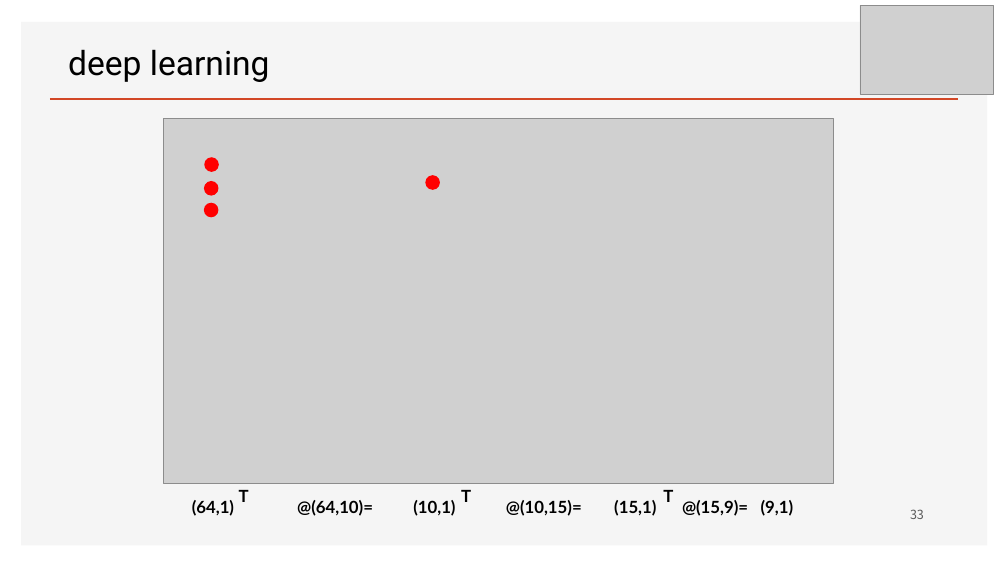
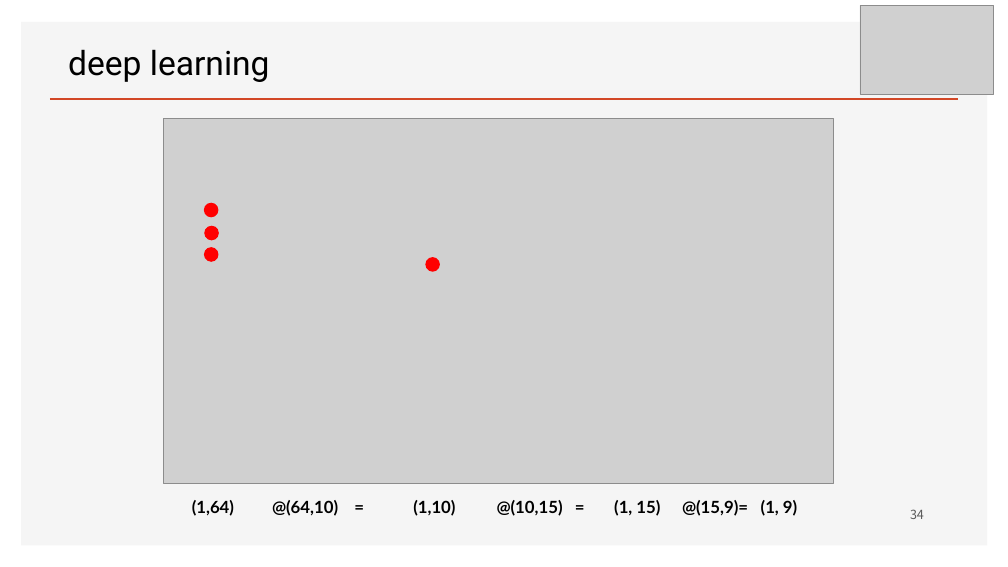
Before and after one commit to ancestor9/mathematics-for-machine-learning, a slide deck: slide 34 of Linear_Algebra/w4_Perceptron_Regression.pptx (slide 33 before the commit). Drawn at 1008x567 pixels with LibreOffice and Linux fonts; fonts in the diff are those of the drawing; grey boxes stand for pictures; background and template pictures are left out. Boxes give left, top, right and bottom in pixels: in the first picture for what was removed or moved away, otherwise in the second. Text is boxed around its words. In the diff, an @@ line names an element or a change of style, - is before the commit and + after.

```diff
--- a/Linear_Algebra/w4_Perceptron_Regression.pptx
+++ b/Linear_Algebra/w4_Perceptron_Regression.pptx
@@ ellipse: place and size @@
-ellipse at [205, 158, 219, 172]
+ellipse at [205, 226, 219, 240]
@@ ellipse: place and size @@
-ellipse at [204, 181, 218, 195]
+ellipse at [204, 248, 218, 262]
@@ ellipse: place and size @@
-ellipse at [426, 175, 439, 189]
+ellipse at [426, 258, 439, 271]
@@ text at [192, 500, 234, 516]: text changed @@
-(64,1)
+(1,64)
@@ text removed at [239, 490, 249, 502] @@
-T
@@ text at [272, 500, 338, 516]: spaces changed @@
-@(64,10)=
+@(64,10) =
@@ text at [413, 500, 455, 516]: text changed @@
-(10,1)
+(1,10)
@@ text removed at [461, 490, 471, 502] @@
-T
@@ text at [497, 500, 563, 516]: spaces changed @@
-@(10,15)=
+@(10,15) =
@@ text at [614, 500, 660, 516]: text changed @@
-(15,1)
+(1, 15)
@@ text removed at [663, 490, 673, 502] @@
-T
@@ text at [761, 500, 797, 516]: text changed @@
-(9,1)
+(1, 9)
@@ page number at [910, 509, 924, 519]: text changed @@
-33
+34
```
Also in this commit, not shown: 8 other slides changed, 5 slides added, 5 slides removed.
